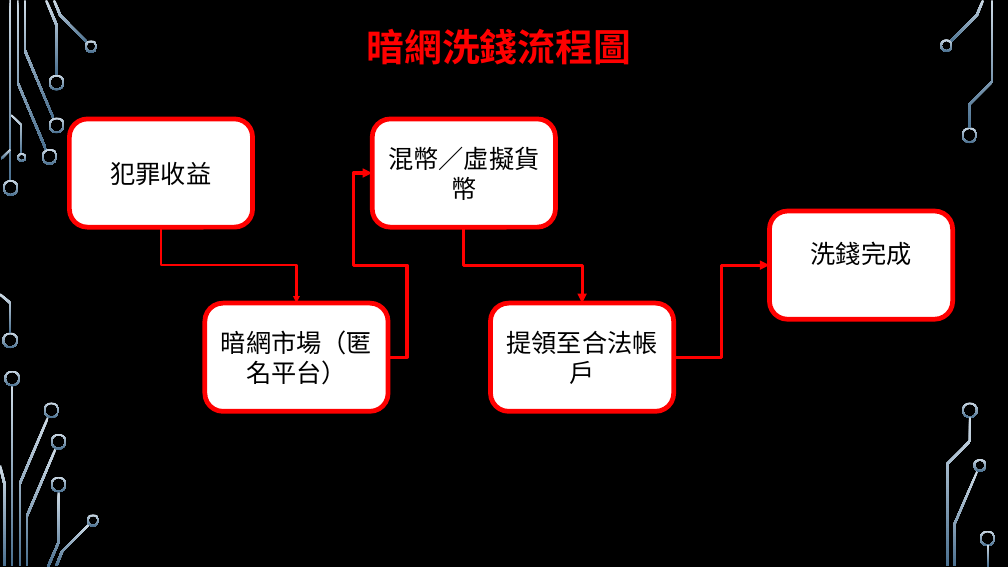
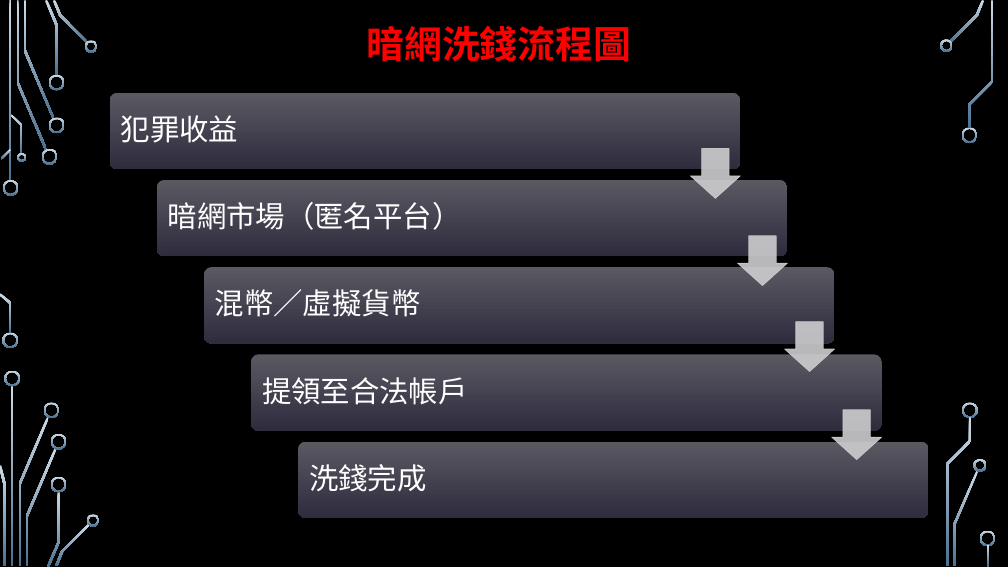
Before and after one commit to yihua0988/-2025-7-29-, a slide deck: slide 41 of ppt/數位時代的資安與犯罪防制.pptx. Drawn at 1008x567 pixels with LibreOffice and Linux fonts; fonts in the diff are those of the drawing; background and template pictures are left out. Boxes give left, top, right and bottom in pixels: in the first picture for what was removed or moved away, otherwise in the second. Text is boxed around its words. In the diff, an @@ line names an element or a change of style, - is before the commit and + after.

Commit message:
修正PPT

```diff
--- a/ppt/數位時代的資安與犯罪防制.pptx
+++ b/ppt/數位時代的資安與犯罪防制.pptx
@@ text "犯罪收益": place and size @@
-text "犯罪收益" at [70, 119, 253, 227]
+text "犯罪收益" at [121, 115, 238, 143]
@@ elbow arrow removed from (388, 358) to (372, 173) @@
@@ size 24 to 28 pt, text colour #000000 to #FFFFFF; alignment centre to left; line spacing 1 to 0.9; more space between paragraphs; fill #FFFFFF to none; outline #FF0000 4.5 pt to none in 5 elements at [262, 377, 468, 405], [121, 115, 238, 143], [215, 289, 421, 317], [309, 464, 426, 492], [168, 202, 462, 230] @@
@@ text "暗網市場（匿名平台）": place and size @@
-text "暗網市場（匿名平台）" at [205, 303, 388, 411]
+text "暗網市場（匿名平台）" at [168, 202, 462, 230]
@@ elbow arrow removed from (161, 227) to (296, 303) @@
@@ elbow arrow removed from (464, 227) to (582, 303) @@
@@ text "混幣／虛擬貨幣": place and size @@
-text "混幣／虛擬貨幣" at [372, 119, 555, 227]
+text "混幣／虛擬貨幣" at [215, 289, 421, 317]
@@ elbow arrow removed from (674, 358) to (770, 265) @@
@@ text "提領至合法帳戶": place and size @@
-text "提領至合法帳戶" at [491, 303, 674, 411]
+text "提領至合法帳戶" at [262, 377, 468, 405]
@@ group added at [110, 93, 929, 518]: 5 rounded rectangles, 4 down arrows @@
@@ text "洗錢完成": place and size @@
-text "洗錢完成" at [770, 211, 953, 319]
+text "洗錢完成" at [309, 464, 426, 492]
```
